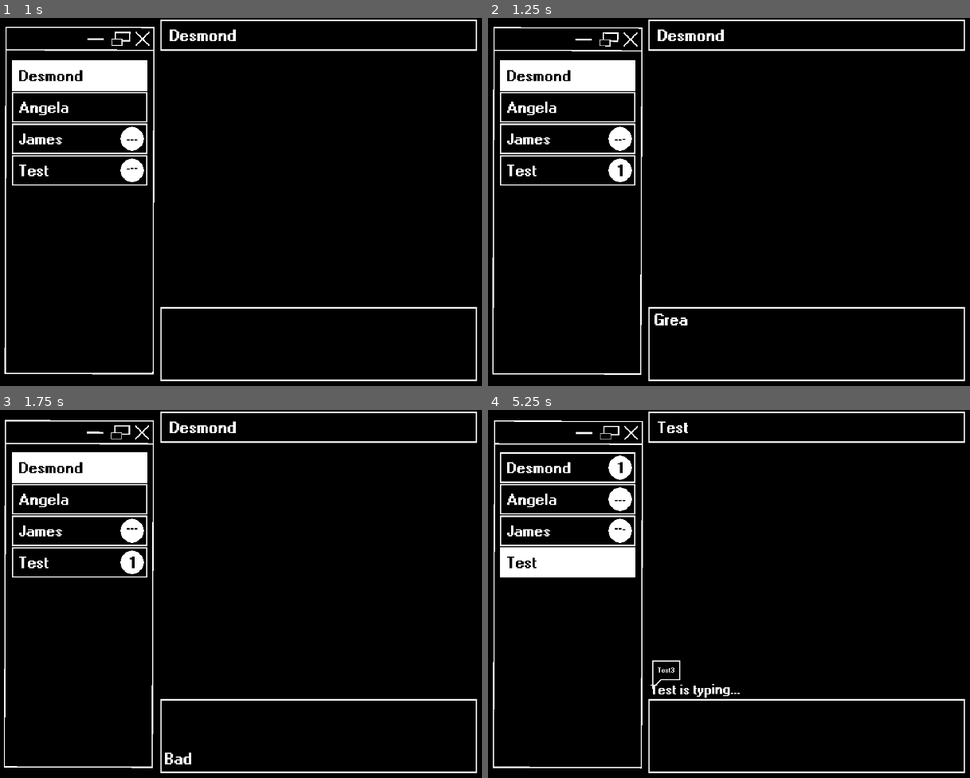
Above: before the commit, frames 1-4 (two rows, left to right).
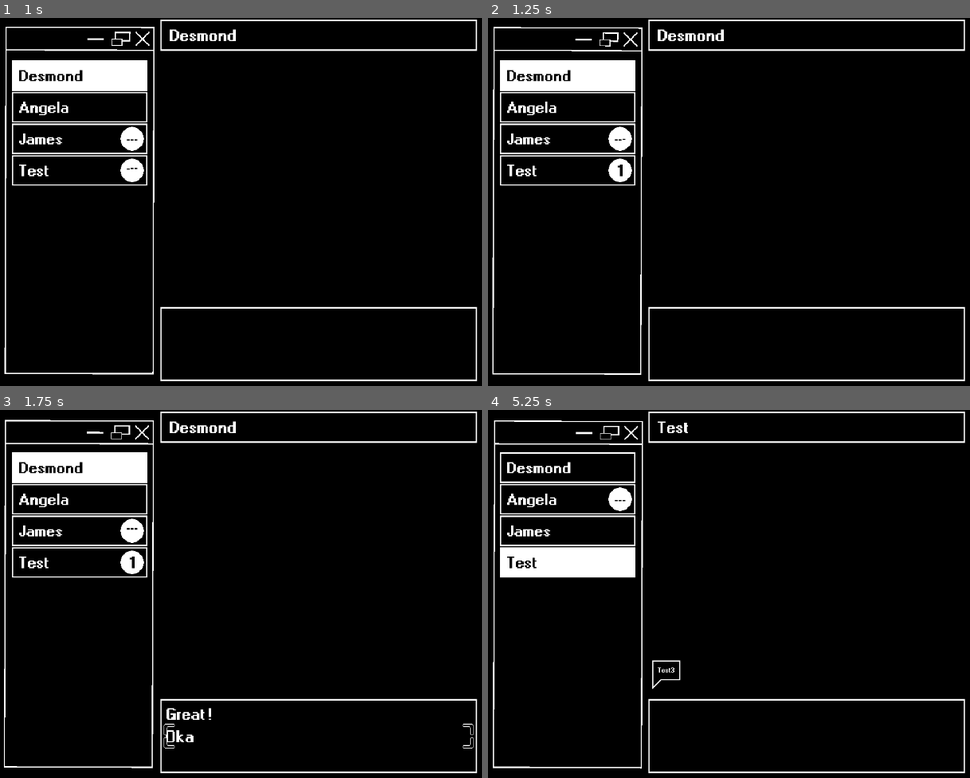
Above: after the commit, the same moments.

Repository: AdamCMunro/social-game
Game: Godot game, scene res://messenger.tscn
Same seed, same stepped clock (60 frames per second), same inputs: the game is played once before the commit and once after it. This scene is started directly instead of the project's main scene.
Inputs (mouse positions are in pixels of both pictures, inside the frame that each line leads up to):
- Up to frame 1 (1 s): tap Enter at 0.5 s; move the mouse to (81, 76) at 0.52 s; click (81, 76) at 0.67 s
- Up to frame 2 (1.25 s): no input
- Up to frame 3 (1.75 s): move the mouse to (318, 737) at 1.27 s; click (318, 737) at 1.42 s
- Up to frame 4 (5.25 s): move the mouse to (569, 498) at 2.02 s; click (569, 498) at 2.17 s; move the mouse to (569, 531) at 2.77 s; click (569, 531) at 2.92 s; move the mouse to (569, 560) at 3.52 s; click (569, 560) at 3.67 s; move the mouse to (945, 575) at 4.27 s; click (945, 575) at 4.42 s; move the mouse to (680, 612) at 5.02 s; click (680, 612) at 5.17 s

Frame 1 is identical in both runs. In frame 2, 0.1% of the frame differs, in the area x 34-42%, y 80-84%; in frame 3, 0.4%; in frame 4, 0.7%, in the area x 24-53%, y 12-79%.
Error before the commit: Invalid access of index '-1' on a base object of type: 'Array'. (res://messenger.gd:323)

Commit message:
fixed dupe message issue

Diff:
--- a/social-game/contact.gd
+++ b/social-game/contact.gd
@@ -11,6 +11,7 @@
 
 var pending = 0
 var typing = false
+var repeat = false
 
 var options = []
 var contact_name
@@ -91,7 +92,6 @@
 	messenger._retrieve_messages(contact_name)
 	messenger.get_node("Messages/TypingIndicator").text = str("[wave amp=9.0 freq=4 connected=0]", contact_name, " is typing...[/wave]")
 	await get_tree().create_timer(0.75).timeout
-	_progress_chat()
 
 func _deselect():
 	$ContactBody/Sprite2D.texture = preload("res://assets/Contact.png")
@@ -114,8 +114,16 @@
 		if _check_repetition(messages[i].body, history):
 			continue
 		if messages[i].seed.has("") or messages[i].seed.has(history[history.size() - 1].seed):
-			if history.size() > 0 and messages[i].body == history[history.size() - 1].body:
-				continue
+			await get_tree().create_timer(messages[i].delay).timeout
+			typing = true
+			if selected:
+				messenger._show_typing(messages[i].typing)
+			await get_tree().create_timer(messages[i].typing).timeout
+			typing = false
+			if selected:
+				await messenger._recieve_message(messages[i].body)
+			else:
+				pending += 1
 			if messages[i].options.size() > 0:
 				choice = true
 			if history.size() > 0:
@@ -123,16 +131,6 @@
 			else:
 				history.append({"sender":contact_name, "body":messages[i].body, "choice":choice, "seed":"", "index":i})
 			_save_json(history_path, history)
-			await get_tree().create_timer(messages[i].delay).timeout
-			typing = true
-			if selected:
-				messenger._show_typing(messages[i].typing)
-			await get_tree().create_timer(messages[i].typing).timeout
-			typing = false
-			if selected:
-				messenger._recieve_message(messages[i].body)
-			else:
-				pending += 1
 			if choice:
 				options = messages[i].options
 				if selected:
--- a/social-game/messenger.gd
+++ b/social-game/messenger.gd
@@ -61,7 +61,7 @@
 	upper_limit = current_container_position.y + $Messages/Container.size.y - 1200
 
 	if scrolling and not messages_moving:
-		$Messages/Container.position.y = lerp($Messages/Container.position.y, $Messages/Container.position.y + (velocity * 0.85), smooth_speed)
+		$Messages/Container.position.y = lerp($Messages/Container.position.y, $Messages/Container.position.y + (velocity * friction), smooth_speed)
 
 func _option1():
 	chosen_option_text = option1.full_text
@@ -111,12 +111,12 @@
 func _input(event: InputEvent):
 	if event is InputEventKey and event.pressed:
 		if typing:
-			if sending_text.text == "Type random letters to send":
+			if sending_text.text == "Type random letters to send" and sending_text.visible_ratio == 1:
 				sending_text.visible_ratio = 0
 				sending_text.text = chosen_option_text
-			elif sending_text.visible_characters < sending_text.text.length() - 1:
+			elif sending_text.text != "Type random letters to send" and sending_text.visible_characters < sending_text.text.length() - 1:
 				sending_text.visible_characters += 1
-			else:
+			elif sending_text.text != "Type random letters to send":
 				typing = false
 				sending_text.visible = false
 				_send_message(sending_text.text)
@@ -194,6 +194,8 @@
 	await _animate_messages(new_message.size.y + 3)
 	prev_message_type = "recieved"
 	prev_message = new_message
+	print("recieving: ", message)
+	return true
 
 func _animate_messages(offset):
 	var tween = create_tween()
@@ -217,6 +219,7 @@
 	await tween.finished
 
 	messages_moving = false
+	print("animating")
 
 func _show_options(options):
 	sending_text.text = "Type random letters to send"
@@ -320,7 +323,7 @@
 		next_message_index += 1
 
 	await _animate_messages(height)
-	if message_history_arr[message_history_arr.size() - 1].choice:
+	if message_history_arr.size() > 0 and message_history_arr[message_history_arr.size() - 1].choice:
 		_show_options(message_arr[message_history_arr[message_history_arr.size() - 1].index].options)
 
 
